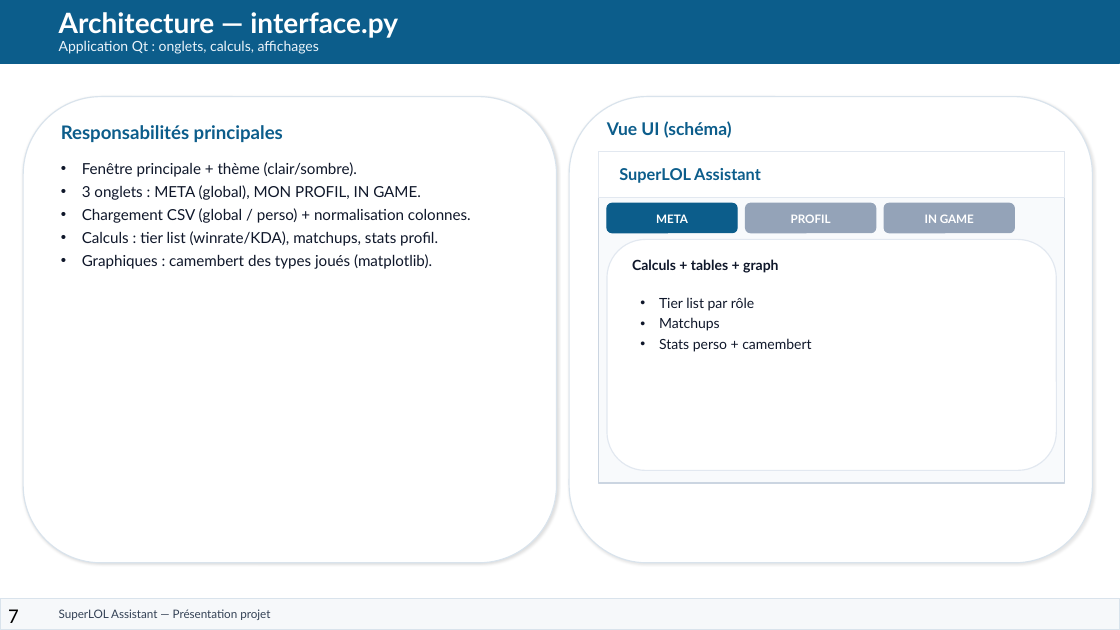
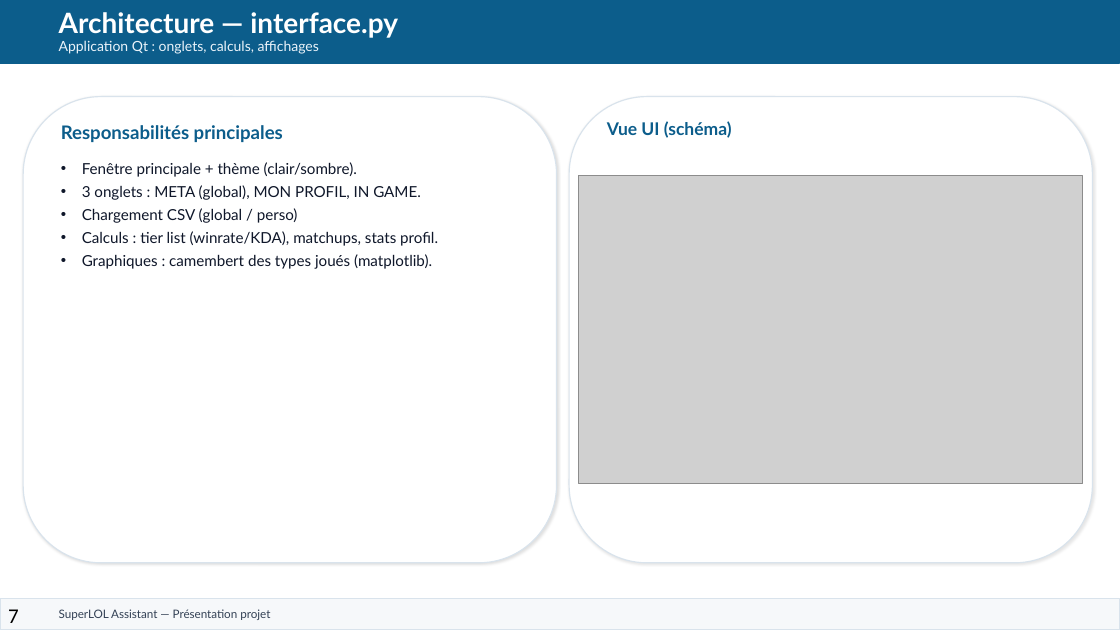
Before and after one commit to monsieurazazel-lgtm/PAI_2025_LEI_ZHANG_superLOLassistant, a slide deck: slide 7 of Soutenance_SuperLOL_Presentation.pptx. Drawn at 1120x630 pixels with LibreOffice and Linux fonts; fonts in the diff are those of the drawing; grey boxes stand for pictures. Boxes give left, top, right and bottom in pixels: in the first picture for what was removed or moved away, otherwise in the second. Text is boxed around its words. In the diff, an @@ line names an element or a change of style, - is before the commit and + after.

```diff
--- a/Soutenance_SuperLOL_Presentation.pptx
+++ b/Soutenance_SuperLOL_Presentation.pptx
@@ picture added at [579, 176, 1083, 483] @@
@@ rectangle removed at [599, 151, 1065, 483] @@
@@ rectangle removed at [599, 151, 1065, 197] @@
@@ text removed at [619, 168, 761, 183] @@
-SuperLOL Assistant
@@ text at [82, 208, 298, 223]: text changed @@
-• Chargement CSV (global / perso) + normalisation colonnes.
+• Chargement CSV (global / perso)
@@ rounded rectangle removed at [607, 203, 738, 233] @@
@@ rounded rectangle removed at [746, 203, 876, 233] @@
@@ rounded rectangle removed at [885, 203, 1015, 233] @@
@@ rounded rectangle removed at [607, 239, 1057, 471] @@
@@ text removed at [656, 214, 688, 223] @@
-META
@@ text removed at [791, 214, 831, 223] @@
-PROFIL
@@ text removed at [925, 214, 974, 223] @@
-IN GAME
@@ text removed at [632, 259, 778, 273] @@
-Calculs + tables + graph
@@ text removed at [659, 297, 811, 352] @@
-• Tier list par rôle
-• Matchups
-• Stats perso + camembert
```
Also in this commit, not shown: 5 other slides changed, 2 slides added.
